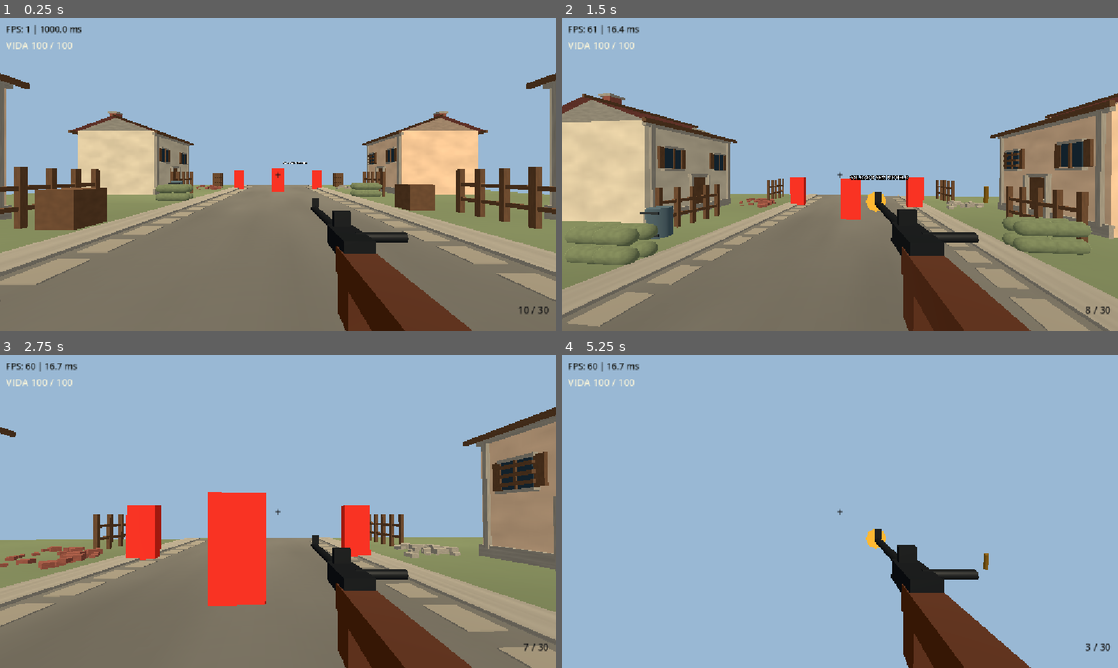
Above: before the commit, frames 1-4 (two rows, left to right).
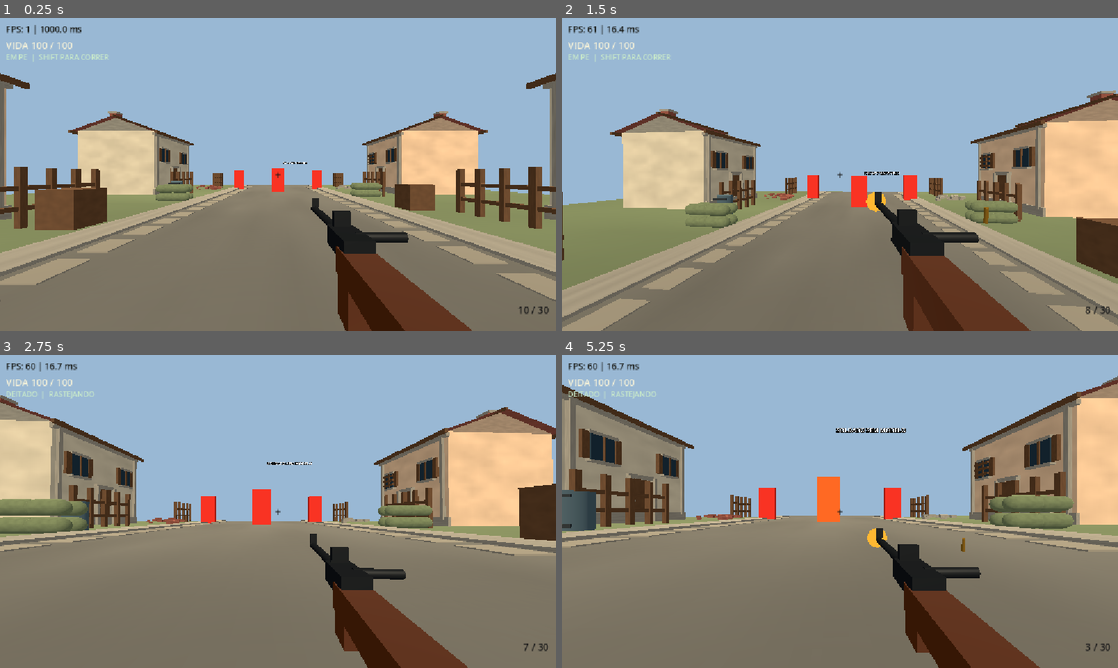
Above: after the commit, the same moments.

Repository: Evertonzinn/ww2-fps
Game: Godot game, scene res://main.tscn
Two runs of this game, one before a commit and one after it. Both use one fixed random seed, a clock stepped at 60 frames per second and the inputs below.
Inputs (mouse positions are in pixels of both pictures, inside the frame that each line leads up to):
- Up to frame 1 (0.25 s): no input
- Up to frame 2 (1.5 s): tap Enter at 0.5 s; move the mouse to (867, 174) at 0.52 s; hold Shift 0.53-1.28 s; hold W from 0.53 s (still down); click (867, 174) at 0.67 s; tap Space at 0.77, 1.07 s; tap C at 0.8, 1.35 s; move the mouse to (812, 174) at 1.27 s; click (812, 174) at 1.42 s
- Up to frame 3 (2.75 s): keep holding W; tap Space at 1.52, 1.82 s; tap Ctrl at 1.55, 2.1 s; move the mouse to (289, 505) at 2.02 s; hold Space from 2.03 s (still down); click (289, 505) at 2.17 s
- Up to frame 4 (5.25 s): keep holding W; move the mouse to (834, 517) at 2.77 s; release Space at 2.78 s; tap Space at 2.85, 3.02, 3.32, 3.77, 4.07, 4.52, 4.82 s; click (834, 517) at 2.92 s; tap Shift at 3.05 s; move the mouse to (878, 514) at 3.52 s; hold Shift 3.53-4.28 s; click (878, 514) at 3.67 s; tap C at 3.8, 4.35 s; move the mouse to (795, 508) at 4.27 s; click (795, 508) at 4.42 s; tap Ctrl at 4.55, 5.1 s; move the mouse to (845, 511) at 5.02 s; hold Space from 5.03 s (still down); click (845, 511) at 5.17 s

The runs differ from the first frame. In frame 1, 0.1% of the frame differs, in the area x 1-20%, y 11-14%; in frame 2, 26%; in frame 3, 36%; in frame 4, 62%, in the area x 0-100%, y 6-100%.

Commit message:
feat: crouch and prone locomotion with collision clearance and quiet footsteps

Diff:
--- a/enemy_combat.gd
+++ b/enemy_combat.gd
@@ -56,6 +56,8 @@
 	magazine = MAGAZINE_SIZE
 	if player.has_signal("gunshot"):
 		player.connect("gunshot", Callable(self, "_on_player_gunshot"))
+	if player.has_signal("footstep"):
+		player.connect("footstep", Callable(self, "_on_player_footstep"))
 	_create_gun()
 	_create_audio()
 	print("WW2 FPS enemy combat READY")
@@ -327,14 +329,25 @@
 			tracer.queue_free()
 	)
 
-func _alert_at(location: Vector3, from_sound: bool) -> void:
+func _alert_at(location: Vector3, from_sound: bool, sound_type: String = "SHOT") -> void:
 	alert = true
 	last_seen = location
 	lost_time = 7.0 if from_sound else 6.0
 	reaction_time = 0.90
 	shot_time = 0.90
 	tactic = Tactic.INVESTIGATE if from_sound else Tactic.ADVANCE
-	print("WW2 FPS enemy ", "HEARD SHOT" if from_sound else "ALERT")
+	print("WW2 FPS enemy ", "HEARD " + sound_type if from_sound else "ALERT")
+
+func _on_player_footstep(location: Vector3, hearing_radius: float) -> void:
+	if soldier == null or bool(soldier.get("eliminated")) or player == null:
+		return
+	if soldier.global_position.distance_to(location) > hearing_radius:
+		return
+	if not alert:
+		_alert_at(location, true, "FOOTSTEPS")
+	elif not sees_player and tactic == Tactic.INVESTIGATE:
+		last_seen = location
+		lost_time = maxf(lost_time, 4.0)
 
 func _on_player_gunshot(location: Vector3) -> void:
 	if soldier == null or bool(soldier.get("eliminated")):
--- a/hud.gd
+++ b/hud.gd
@@ -8,6 +8,7 @@
 
 var fps_refresh_timer: float = 0.0
 var hit_timer: float = 0.0
+var stance_readout: Label
 var health_readout: Label
 var damage_overlay: ColorRect
 var damage_strength: float = 0.0
@@ -43,6 +44,13 @@
 	health_readout.add_theme_font_size_override("font_size", 20)
 	health_readout.add_theme_color_override("font_color", Color(0.95, 0.94, 0.85))
 	add_child(health_readout)
+	stance_readout = Label.new()
+	stance_readout.name = "PlayerStance"
+	stance_readout.position = Vector2(12.0, 70.0)
+	stance_readout.add_theme_color_override("font_color", Color(0.78, 0.91, 0.79))
+	stance_readout.add_theme_font_size_override("font_size", 15)
+	stance_readout.text = "EM PE  |  SHIFT PARA CORRER"
+	add_child(stance_readout)
 
 	damage_overlay = ColorRect.new()
 	damage_overlay.name = "DamageFlash"
@@ -101,3 +109,7 @@
 	death_panel.visible = true
 	damage_overlay.visible = false
 	Input.mouse_mode = Input.MOUSE_MODE_VISIBLE
+
+func show_player_stance(posture: String, movement_note: String) -> void:
+	if stance_readout != null:
+		stance_readout.text = posture + "  |  " + movement_note
--- a/player.gd
+++ b/player.gd
@@ -1,6 +1,9 @@
 extends CharacterBody3D
 
 signal gunshot(location: Vector3)
+signal footstep(location: Vector3, hearing_radius: float)
+
+const StanceControllerScript = preload("res://player_stance.gd")
 
 const WALK_SPEED: float = 5.0
 const RUN_SPEED: float = 8.0
@@ -11,6 +14,7 @@
 @export_range(1, 500, 1) var max_health: int = 100
 var health: int = 100
 var is_dead: bool = false
+var stance_controller: Node
 
 @onready var head: Node3D = $Head
 @onready var weapon: WeaponController = $Head/Camera3D/Weapon
@@ -18,6 +22,9 @@
 
 func _ready() -> void:
 	health = max_health
+	stance_controller = StanceControllerScript.new() as Node
+	stance_controller.name = "StanceController"
+	add_child(stance_controller)
 	Input.mouse_mode = Input.MOUSE_MODE_CAPTURED
 	call_deferred("_update_health_hud")
 
@@ -29,6 +36,10 @@
 func report_gunshot() -> void:
 	if not is_dead:
 		gunshot.emit(global_position)
+
+func report_footstep(hearing_radius: float) -> void:
+	if not is_dead and hearing_radius > 0.0:
+		footstep.emit(global_position, hearing_radius)
 
 func take_damage(amount: int) -> void:
 	if is_dead or amount <= 0:
@@ -56,6 +67,10 @@
 		head.rotate_x(-event.relative.y * MOUSE_SENSITIVITY)
 		head.rotation.x = clampf(head.rotation.x, -1.4, 1.4)
 
+	if stance_controller != null and Input.mouse_mode == Input.MOUSE_MODE_CAPTURED 			and not graphics_menu.is_open and stance_controller.call("handle_input", event):
+		get_viewport().set_input_as_handled()
+		return
+
 	if event is InputEventKey and event.pressed and not event.echo:
 		if event.keycode == KEY_ESCAPE:
 			graphics_menu.open_menu()
@@ -82,7 +97,7 @@
 		return
 	if not is_on_floor():
 		velocity.y -= GRAVITY * delta
-	elif Input.is_key_pressed(KEY_SPACE):
+	elif stance_controller != null and bool(stance_controller.call("is_standing")) and Input.is_key_pressed(KEY_SPACE):
 		velocity.y = JUMP_SPEED
 
 	var input_dir := Vector2.ZERO
@@ -98,6 +113,10 @@
 	input_dir = input_dir.normalized()
 	var direction: Vector3 = (transform.basis * Vector3(input_dir.x, 0.0, input_dir.y)).normalized()
 	var speed: float = RUN_SPEED if Input.is_key_pressed(KEY_SHIFT) else WALK_SPEED
+	if stance_controller != null:
+		speed = float(stance_controller.call("movement_speed", Input.is_key_pressed(KEY_SHIFT), WALK_SPEED, RUN_SPEED))
 	velocity.x = direction.x * speed
 	velocity.z = direction.z * speed
 	move_and_slide()
+	if stance_controller != null:
+		stance_controller.call("record_movement")
--- /dev/null
+++ b/player_stance.gd
@@ -0,0 +1,205 @@
+extends Node
+
+# WW2 FPS v0.14.0 — player stance system. Existing player body is preserved.
+# C toggles standing/crouch. Ctrl toggles prone/crouch. No installs/assets.
+enum Stance { STAND, CROUCH, PRONE }
+
+const STAND_HEIGHT: float = 1.8
+const CROUCH_HEIGHT: float = 1.26
+const PRONE_LENGTH: float = 1.50
+const PRONE_RADIUS: float = 0.29
+const STAND_CENTER: float = 0.95
+const CROUCH_CENTER: float = 0.68
+const PRONE_CENTER: float = 0.34
+const CROUCH_SPEED: float = 2.05
+const PRONE_SPEED: float = 0.90
+
+var stance: Stance = Stance.STAND
+var player: CharacterBody3D
+var standing_collider: CollisionShape3D
+var prone_collider: CollisionShape3D
+var standing_shape: CapsuleShape3D
+var crouching_shape: CapsuleShape3D
+var prone_shape: CapsuleShape3D
+var head: Node3D
+var last_step_position: Vector3 = Vector3.ZERO
+var step_progress: float = 0.0
+var last_standing_camera: Vector3 = Vector3(0.0, 0.6, 0.0)
+
+func _ready() -> void:
+	player = get_parent() as CharacterBody3D
+	standing_collider = player.get_node("CollisionShape3D") as CollisionShape3D
+	head = player.get_node("Head") as Node3D
+	var source: CapsuleShape3D = standing_collider.shape as CapsuleShape3D
+	if source == null:
+		push_error("WW2 player stance: expected an upright CapsuleShape3D")
+		set_process(false)
+		return
+	standing_shape = source.duplicate(true) as CapsuleShape3D
+	standing_shape.height = STAND_HEIGHT
+	crouching_shape = source.duplicate(true) as CapsuleShape3D
+	crouching_shape.height = CROUCH_HEIGHT
+	prone_shape = CapsuleShape3D.new()
+	prone_shape.radius = PRONE_RADIUS
+	prone_shape.height = PRONE_LENGTH
+	standing_collider.shape = standing_shape
+	prone_collider = CollisionShape3D.new()
+	prone_collider.name = "ProneCollisionShape3D"
+	prone_collider.shape = prone_shape
+	prone_collider.rotation.x = PI * 0.5
+	prone_collider.disabled = true
+	player.add_child(prone_collider)
+	last_standing_camera = head.position
+	last_step_position = player.global_position
+	call_deferred("_notify_stance")
+
+func _process(delta: float) -> void:
+	if player == null or head == null:
+		return
+	var goal: Vector3 = _camera_offset(stance)
+	head.position = head.position.lerp(goal, minf(1.0, delta * 9.0))
+
+func handle_input(event: InputEvent) -> bool:
+	if not event is InputEventKey:
+		return false
+	var key_event: InputEventKey = event as InputEventKey
+	if not key_event.pressed or key_event.echo:
+		return false
+	# Physical Ctrl on Debian, including either left or right Control.
+	var code: Key = key_event.physical_keycode
+	if code == KEY_NONE:
+		code = key_event.keycode
+	if code == KEY_C:
+		if stance == Stance.CROUCH:
+			request_stance(Stance.STAND)
+		else:
+			request_stance(Stance.CROUCH)
+		return true
+	if code == KEY_CTRL:
+		if stance == Stance.PRONE:
+			request_stance(Stance.CROUCH)
+		else:
+			request_stance(Stance.PRONE)
+		return true
+	return false
+
+func request_stance(requested: Stance) -> bool:
+	if player == null or standing_collider == null or prone_collider == null:
+		return false
+	if requested == stance:
+		return true
+	if not _space_is_available(requested):
+		print("WW2 FPS player: posture blocked by overhead/obstacle")
+		return false
+	var old_center: float = _body_center(stance)
+	var next_center: float = _body_center(requested)
+	var shift: float = next_center - old_center
+	# Preserve the eyes' current global position while swapping colliders.
+	# Camera glides to its final position over the next few frames.
+	player.global_position.y += shift
+	head.position.y -= shift
+	if requested == Stance.PRONE:
+		standing_collider.disabled = true
+		prone_collider.disabled = false
+	else:
+		prone_collider.disabled = true
+		standing_collider.shape = crouching_shape if requested == Stance.CROUCH else standing_shape
+		standing_collider.disabled = false
+	stance = requested
+	step_progress = 0.0
+	last_step_position = player.global_position
+	_notify_stance()
+	return true
+
+func _body_center(value: Stance) -> float:
+	match value:
+		Stance.CROUCH:
+			return CROUCH_CENTER
+		Stance.PRONE:
+			return PRONE_CENTER
+	return STAND_CENTER
+
+func _camera_offset(value: Stance) -> Vector3:
+	match value:
+		Stance.CROUCH:
+			return Vector3(0.0, 0.47, 0.0)
+		Stance.PRONE:
+			return Vector3(0.0, 0.21, -0.32)
+	return last_standing_camera
+
+func _shape(value: Stance) -> Shape3D:
+	if value == Stance.CROUCH:
+		return crouching_shape
+	if value == Stance.PRONE:
+		return prone_shape
+	return standing_shape
+
+func _space_is_available(requested: Stance) -> bool:
+	# Query actual body clearance before expanding collision or lying forward.
+	# This prevents standing through a low ceiling and prone through a wall.
+	var position: Vector3 = player.global_position
+	position.y += _body_center(requested) - _body_center(stance)
+	var basis: Basis = player.global_transform.basis
+	if requested == Stance.PRONE:
+		basis = basis * Basis(Vector3.RIGHT, PI * 0.5)
+	var query: PhysicsShapeQueryParameters3D = PhysicsShapeQueryParameters3D.new()
+	query.shape = _shape(requested)
+	query.transform = Transform3D(basis, position)
+	query.collision_mask = player.collision_mask
+	query.exclude = [player.get_rid()]
+	query.collide_with_bodies = true
+	query.collide_with_areas = false
+	query.margin = 0.005
+	return player.get_world_3d().direct_space_state.intersect_shape(query, 8).is_empty()
+
+func is_standing() -> bool:
+	return stance == Stance.STAND
+
+func movement_speed(sprinting: bool, standard_walk: float, standard_run: float) -> float:
+	match stance:
+		Stance.CROUCH:
+			return CROUCH_SPEED
+		Stance.PRONE:
+			return PRONE_SPEED
+	return standard_run if sprinting else standard_walk
+
+func record_movement() -> void:
+	if player == null:
+		return
+	var traveled: Vector3 = player.global_position - last_step_position
+	traveled.y = 0.0
+	last_step_position = player.global_position
+	if not player.is_on_floor():
+		step_progress = 0.0
+		return
+	step_progress += traveled.length()
+	var interval: float = 1.45
+	var radius: float = 7.0
+	match stance:
+		Stance.CROUCH:
+			interval = 1.25
+			radius = 1.5
+		Stance.PRONE:
+			interval = 1.30
+			radius = 0.8
+		_:
+			if Input.is_key_pressed(KEY_SHIFT):
+				radius = 14.0
+				interval = 1.75
+	while step_progress >= interval:
+		step_progress -= interval
+		player.call("report_footstep", radius)
+
+func _notify_stance() -> void:
+	if player == null or player.is_dead:
+		return
+	var hud: Node = player.get_tree().current_scene.get_node_or_null("HUD")
+	if hud == null or not hud.has_method("show_player_stance"):
+		return
+	match stance:
+		Stance.CROUCH:
+			hud.call("show_player_stance", "AGACHADO", "PASSOS SILENCIOSOS")
+		Stance.PRONE:
+			hud.call("show_player_stance", "DEITADO", "RASTEJANDO")
+		_:
+			hud.call("show_player_stance", "EM PE", "SHIFT PARA CORRER")
